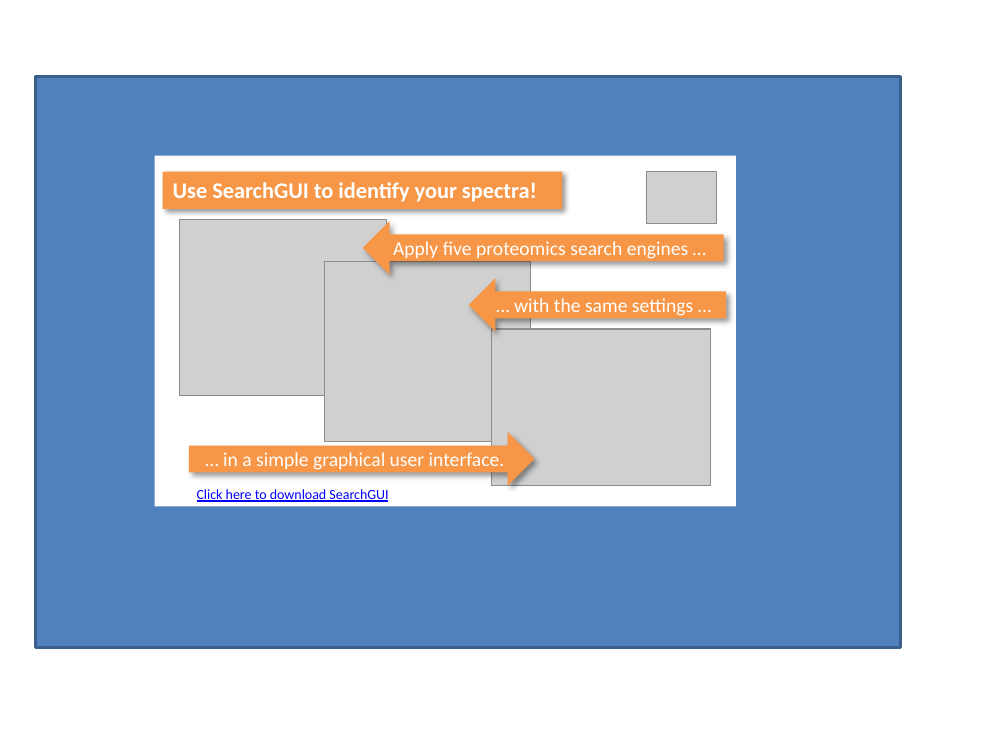
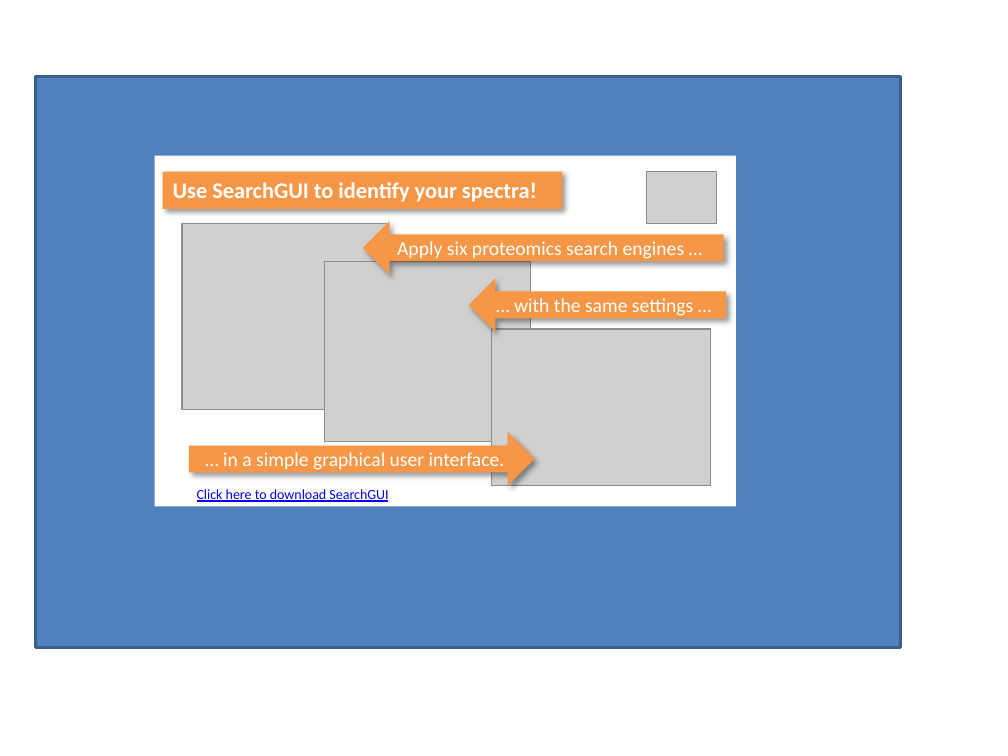
Before and after one commit to compomics/peptide-shaker, a slide deck: slide 2 of wiki/getting_started/getting_started.pptx. Drawn at 1008x756 pixels with LibreOffice and Linux fonts; fonts in the diff are those of the drawing; grey boxes stand for pictures. Boxes give left, top, right and bottom in pixels: in the first picture for what was removed or moved away, otherwise in the second. Text is boxed around its words. In the diff, an @@ line names an element or a change of style, - is before the commit and + after.

Commit message:
Updated the getting started slides to include Comet. Updated Chapter 1.3 of the Tutorials.

```diff
--- a/wiki/getting_started/getting_started.pptx
+++ b/wiki/getting_started/getting_started.pptx
@@ picture: place and size @@
-picture at (179, 220, 386, 395)
+picture at (182, 224, 387, 410)
@@ text in left arrow at (397, 241, 685, 259): text changed @@
-Apply five proteomics search engines …
+Apply six proteomics search engines …
```
Also in this commit, not shown: 2 other files.
